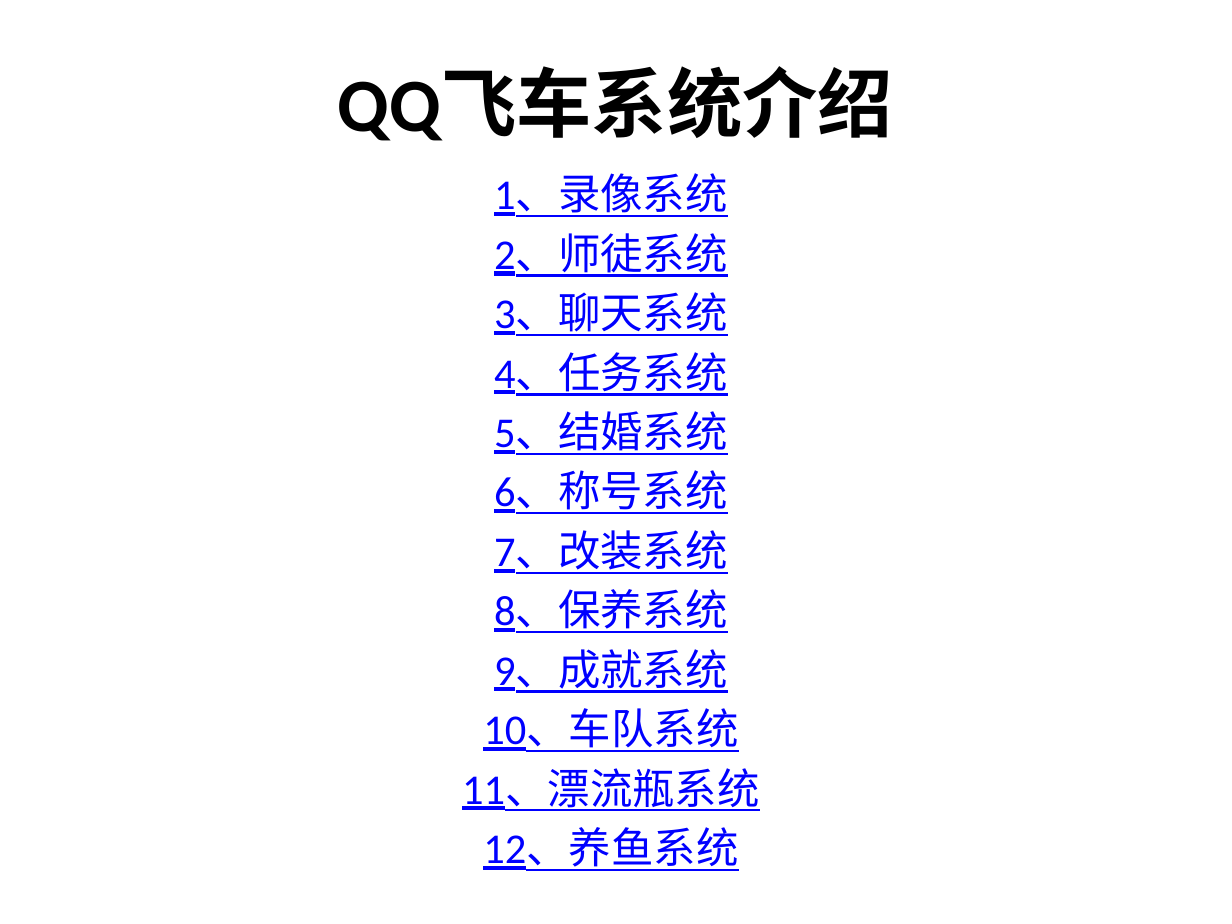
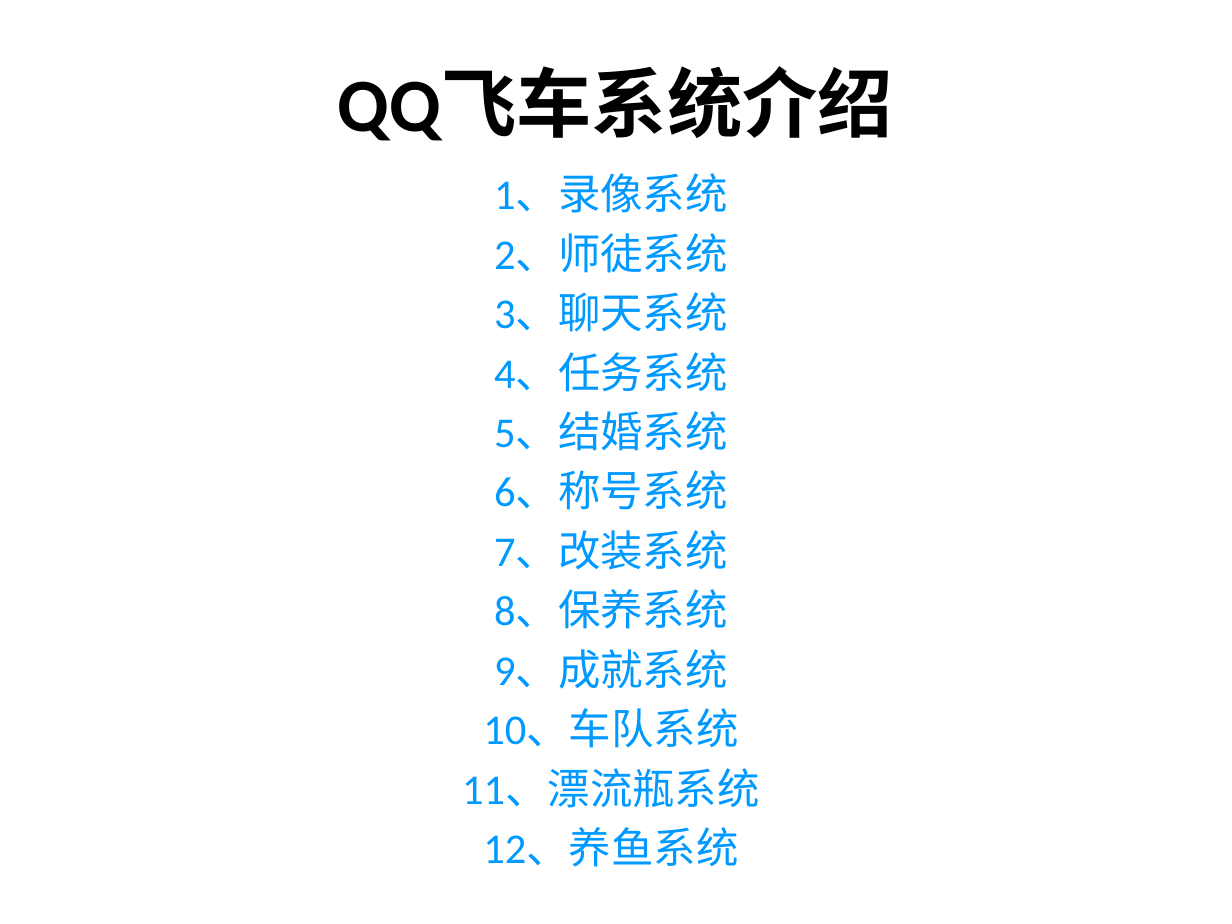
Before and after one commit to 838711801/PengPeng, a slide deck: slide 2 of 游戏分析/QQ飞车分析.pptx. Drawn at 1232x924 pixels with LibreOffice and Linux fonts; fonts in the diff are those of the drawing. Boxes give left, top, right and bottom in pixels: in the first picture for what was removed or moved away, otherwise in the second. Text is boxed around its words. In the diff, an @@ line names an element or a change of style, - is before the commit and + after.

```diff
--- a/游戏分析/QQ飞车分析.pptx
+++ b/游戏分析/QQ飞车分析.pptx
@@ subtitle "1、录像系统" at (x1=462, y1=174, x2=760, y2=867): text colour #0000FF to #0099FF, underline off @@
```
Also in this commit, not shown: 9 slides added, 1 other file.
